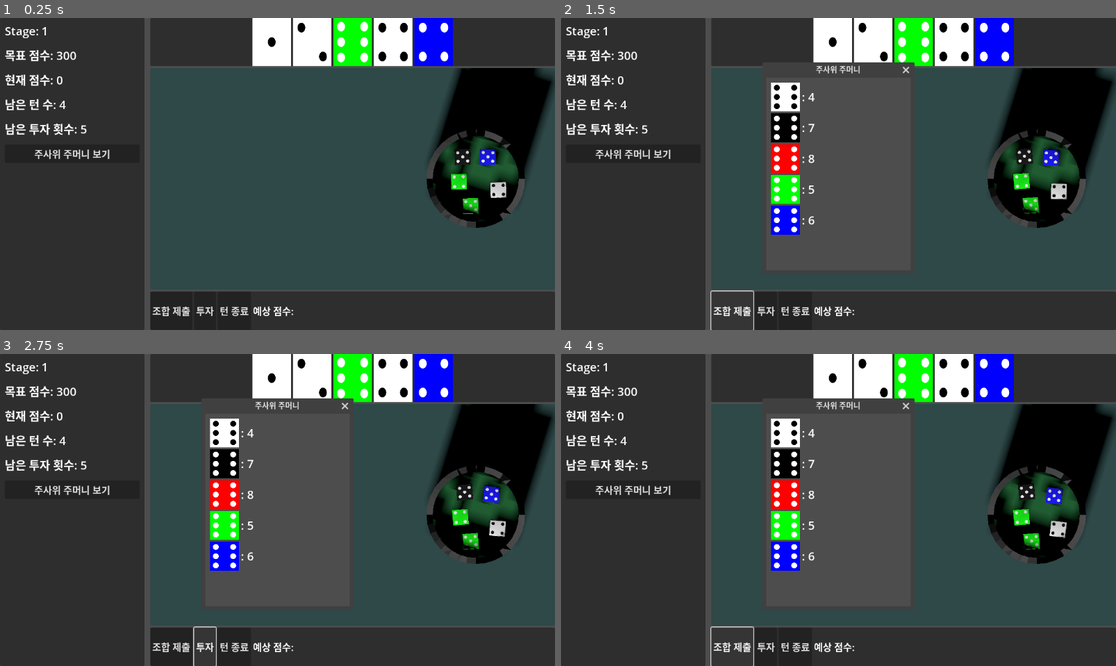
Above: before the commit, frames 1-4 (two rows, left to right).
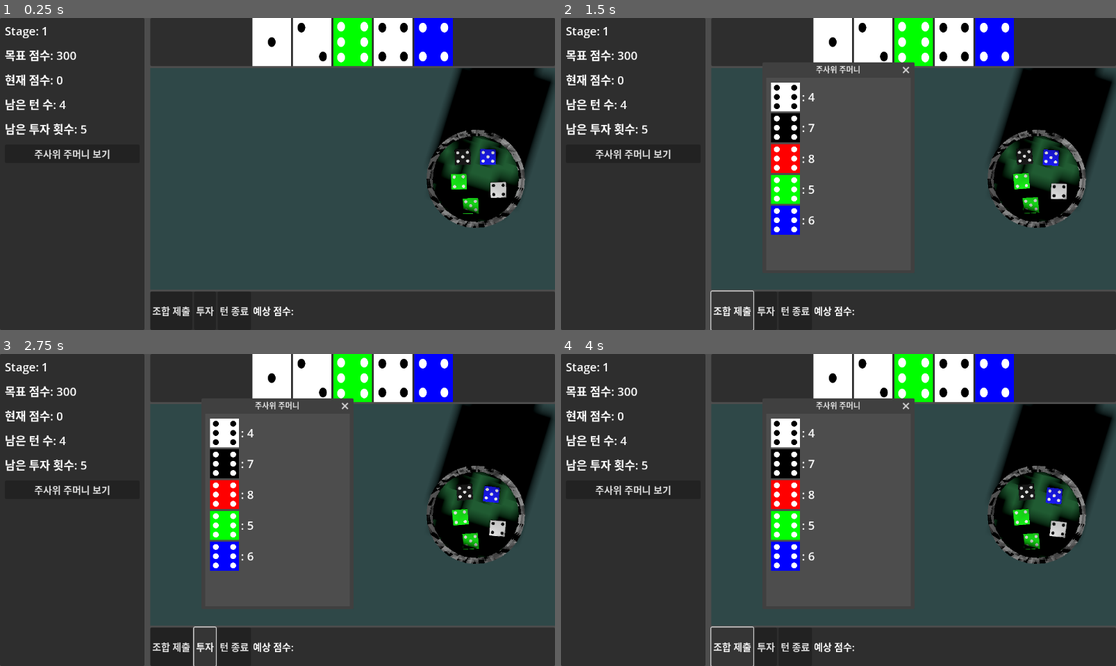
Above: after the commit, the same moments.

Repository: SangHyung-Jung/ColorDiceRollGame
Game: Godot game, scene res://main_screen.tscn
Same seed, same stepped clock (60 frames per second), same inputs: the game is played once before the commit and once after it.
Inputs:
- Up to frame 1 (0.25 s): no input
- Up to frame 2 (1.5 s): click "주사위 주머니 보기" at 0.5 s; click "조합 제출" at 1.25 s
- Up to frame 3 (2.75 s): click "투자" at 2 s
- Up to frame 4 (4 s): click "주사위 주머니 보기" at 2.75 s; click "조합 제출" at 3.5 s

The runs differ from the first frame. In frame 1, 0.7% of the frame differs, in the area x 76-95%, y 35-68%; in frame 2, 0.7%; in frame 3, 0.7%; in frame 4, 0.7%.

Commit message:
cup outer change

Diff:
--- a/cup.tscn
+++ b/cup.tscn
@@ -3,10 +3,13 @@
 [ext_resource type="Script" uid="uid://co1yc17ks56wm" path="res://scripts/components/cup.gd" id="1_f5eb6"]
 
 [sub_resource type="FastNoiseLite" id="FastNoiseLite_ponjl"]
-noise_type = 2
-frequency = 0.001
+noise_type = 4
+seed = 42
+frequency = 1.0
 
 [sub_resource type="NoiseTexture2D" id="NoiseTexture2D_ponjl"]
+width = 64
+height = 64
 generate_mipmaps = false
 seamless = true
 normalize = false
@@ -29,7 +32,8 @@
 normal_enabled = true
 normal_scale = 1.5
 normal_texture = SubResource("NoiseTexture2D_leather")
-uv1_scale = Vector3(0.01, 0.01, 0.01)
+uv1_scale = Vector3(0.1, 0.1, 0.1)
+uv2_scale = Vector3(0.1, 0.1, 0.1)
 texture_filter = 0
 
 [sub_resource type="FastNoiseLite" id="FastNoiseLite_fabric"]
